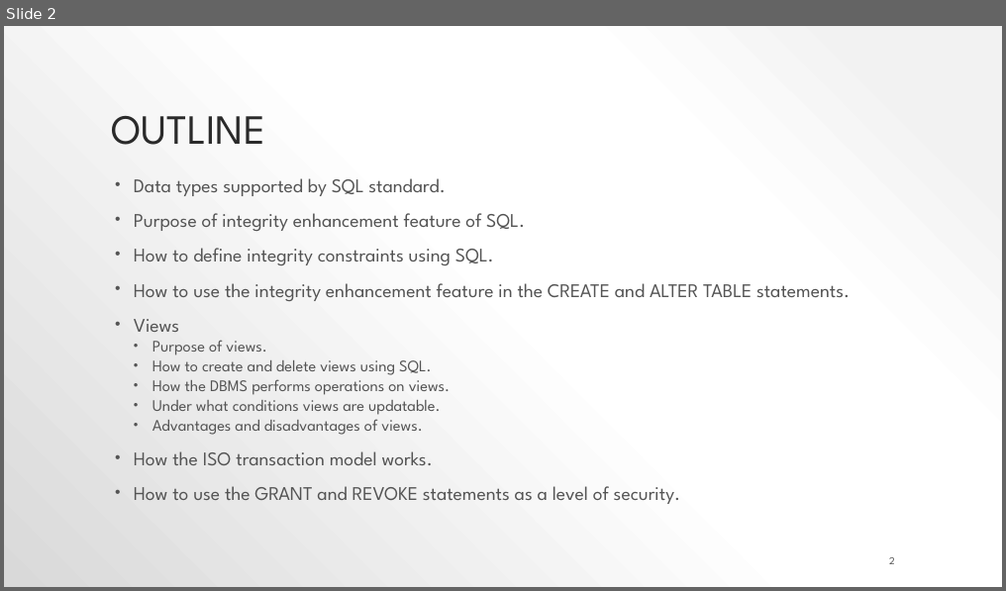
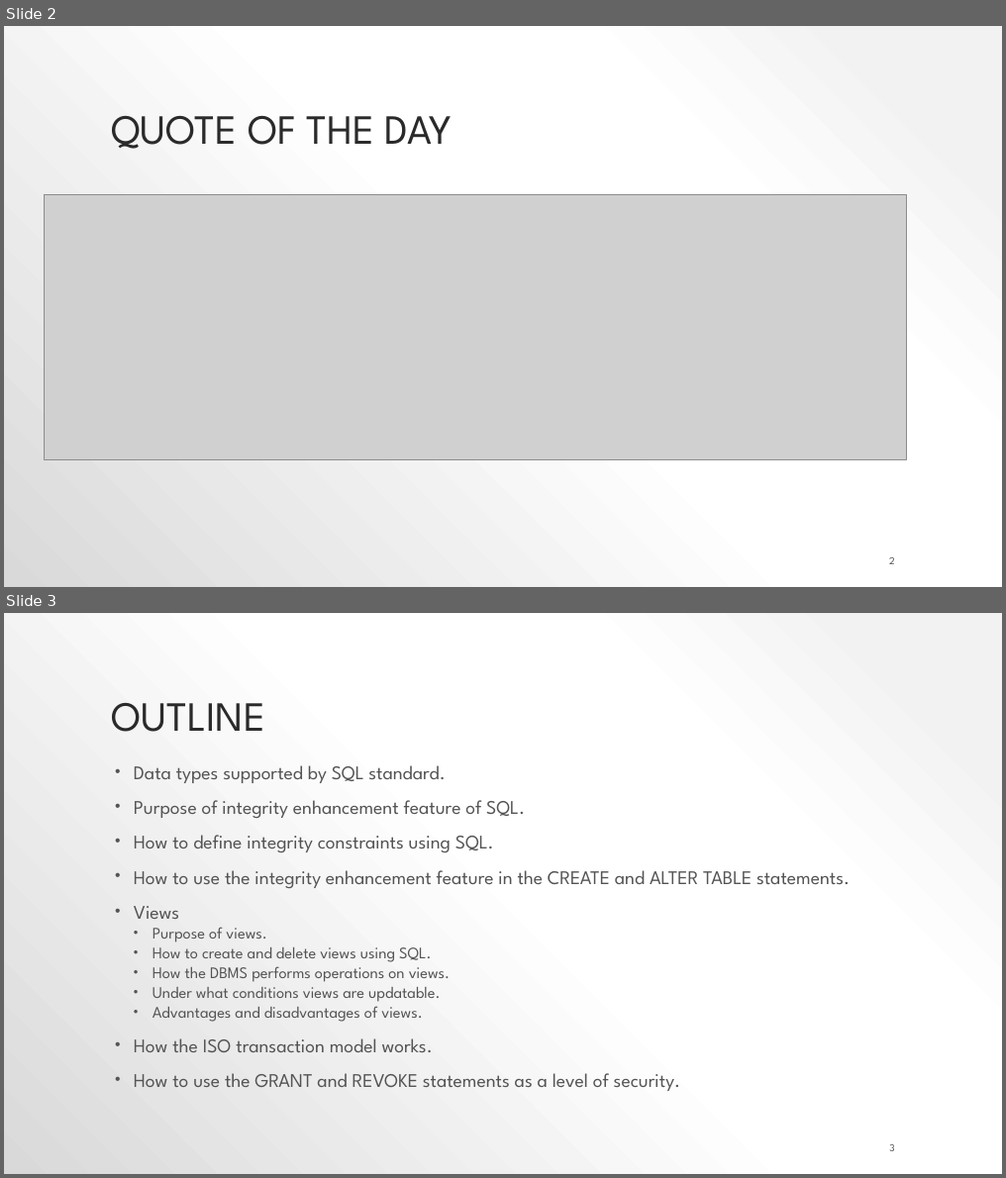
Before and after one commit to Akdeniz-CSE-Students/CSE-204-Database-Management-Systems, a slide deck: Lecture Notes/LectureSlides/CSE204_Lecture_05_SQL_Advanced.pptx. Shown one above the other, each under a label of ours: slide 2 before the commit, slides 2 and 3 after it. The pictures are 1006x591 and 1006x1178 pixels, drawn with LibreOffice and Linux fonts; fonts in the diff are those of the drawing; grey boxes stand for pictures; background and template pictures are left out. Boxes give left, top, right and bottom in pixels: in the first picture for what was removed or moved away, otherwise in the second. Text is boxed around its words. In the diff, an @@ line names an element or a change of style, - is before the commit and + after.

```diff
--- a/Lecture Notes/LectureSlides/CSE204_Lecture_05_SQL_Advanced.pptx
+++ b/Lecture Notes/LectureSlides/CSE204_Lecture_05_SQL_Advanced.pptx
@@ slide 2 added at [4, 26, 1002, 587], background gradient #F2F2F2 to #FFFFFF to #D9D9D9 @@
@@ title added at [111, 115, 452, 149], 40 pt, text #2A2A2A @@
+QUOTE OF THE DAY
@@ picture added at [45, 194, 907, 460] @@
@@ page number added at [889, 558, 895, 565], 10 pt, text #545454 @@
+2
@@ what was slide 2 is now slide 3 @@
```
Also in this commit, not shown: 1 slide changed, 5 other files.
